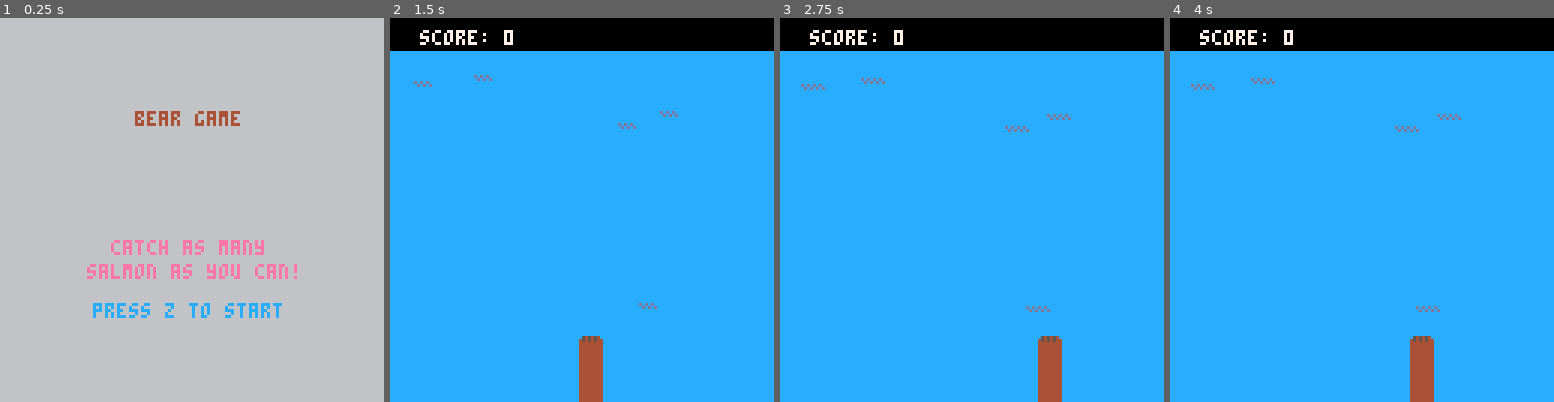
Above: before the commit, frames 1-4 (left to right).
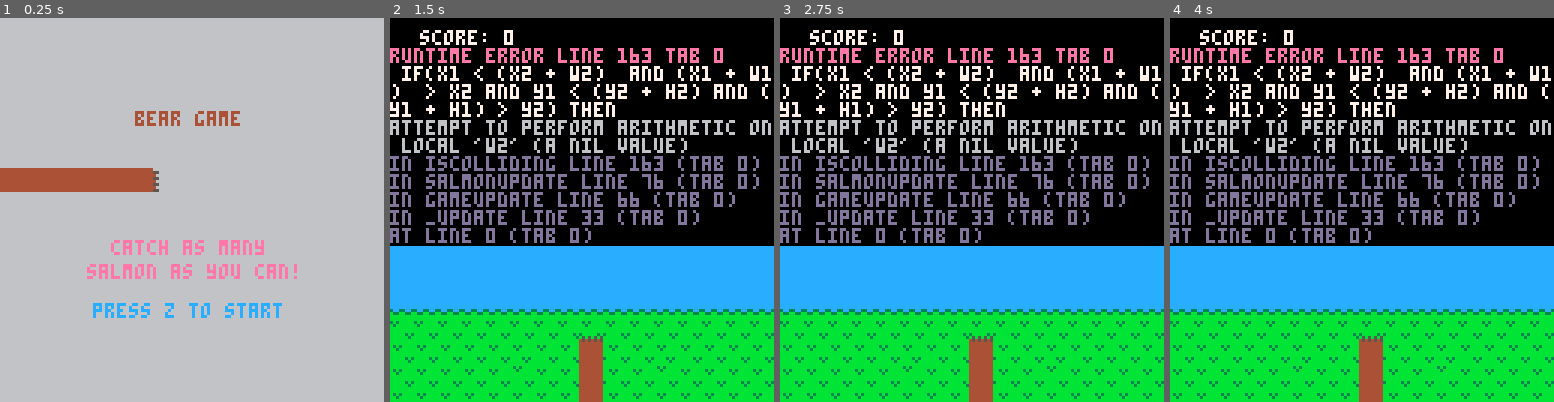
Above: after the commit, the same moments.

Repository: kirsty-gasston/bear-game
Game: PICO-8 cartridge bear-game.p8
Two runs of this game, one before a commit and one after it. Both use one fixed random seed, a clock stepped at 60 frames per second and the inputs below.
Inputs:
- Up to frame 1 (0.25 s): no input
- Up to frame 2 (1.5 s): tap O (Z key) at 0.7 s
- Up to frame 3 (2.75 s): hold Right 1.6-2.1 s; tap O (Z key) at 1.7, 2.1, 2.5 s; hold Up 2.15-2.42 s; hold Right from 2.47 s (still down)
- Up to frame 4 (4 s): tap O (Z key) at 2.9, 3.3, 3.7 s; release Right at 3.03 s; hold Left 3.08-3.58 s; hold Down 3.63-3.97 s

The runs differ from the first frame. In frame 1, 2.6% of the frame differs, in the area x 0-42%, y 39-46%; in frame 2, 74%; in frame 3, 75%, in the area x 0-100%, y 7-100%; in frame 4, 75%.
Error after the commit: runtime error line 163 tab 0; if(x1 < (x2 + w2) and (x1 + w1) > x2 and y1 < (y2 + h2) and (y1 + h1) > y2) then; attempt to perform arithmetic on local 'w2' (a …

Commit message:
adding in map, bear paw on menu, fix to ripple display area and starting collision event testing

Diff:
--- a/bear-game.p8
+++ b/bear-game.p8
@@ -1,8 +1,8 @@
 pico-8 cartridge // http://www.pico-8.com
 version 8
 __lua__
---  title here
--- game author here
+--  bear game
+-- kirsty and ollie
 
 -- global vars
 scene=0
@@ -14,7 +14,7 @@
 player.y = screenheight-7
 player.width = 7
 player.height = 7
-
+spd=4
 
 --salmon vars
 salmonspr = 0
@@ -50,7 +50,9 @@
 function spawnsalmon()
 local salmon = {}
       salmon.x = rnd(screenwidth)
-      salmon.y = rnd((screenheight/4) + (screenheight / 2))
+      salmon.y = rnd(82)+10
+      salmon.width = 16
+      salmon.height = 8
 return salmon
 end
 
@@ -71,6 +73,12 @@
 	salmonspr += 1
 	if salmonspr >= 30 then
 		salmonspr = 0
+	end
+
+ for salmon in all(salmons) do
+	if iscolliding(player,salmon) then
+	 	score+=50
+	end
 	end
 end
 -- draw functions
@@ -81,6 +89,8 @@
 	local starttxt = "press z to start"
 	rectfill(0,0,screenwidth, screenheight, 6)
 	print(titletxt, hcenter(titletxt), screenheight/4, 4)
+ rectfill(0,(screenheight/2.5),45,((screenheight/2.5)+7))
+ spr(17,45,(screenheight/2.5))
  print(instructtxt, hcenter(instructtxt), (screenheight/4)+(screenheight/3), 14)
  print(instructtxt2, hcenter(instructtxt2), (screenheight/4)+(screenheight/2.5), 14)
 	print(starttxt, hcenter(starttxt), (screenheight/4)+(screenheight/2),12)
@@ -90,6 +100,7 @@
 	rectfill(0,0,screenwidth, screenheight, 12)
 	rectfill(0,0,screenwidth, 10, 0)
 	print("score: " .. score, 10, 4, 7)
+	map(0,0,0,0,128,32)
 	salmondraw()
 	playerdraw()
 end
@@ -102,20 +113,19 @@
 	 	spr(2, salmon.x, salmon.y)
 	end
 	end
-
 end
 
 -- handle button inputs
 function playercontrol()
-	if (btn(0)) then player.x-=1 end
-	if (btn(1)) then player.x+=1 end
-
+	if (btn(0)) then player.x-=spd end
+	if (btn(1)) then player.x+=spd end
+	if (btn(2)) then player.y-=spd end
+	if (btn(3)) then player.y+=spd end
 	-- check if the player is still onscreen
 	if (player.x <= 0) then player.x = 0 end
 	if (player.x >= screenwidth - player.width) then player.x = screenwidth - player.height end
 	if (player.y <= 0) then player.y = 0 end
 	if (player.y >= screenheight - player.height) then player.y = screenheight - player.height end
-
 end
 
 -- draw player sprite
@@ -158,22 +170,22 @@
 	end
 end
 __gfx__
-00000000cccccccccccccccc05454540bbbbbbbb000000eeeeeeee00000000000000000000000000000000000000000000000000000000000000000000000000
-00000000cccccccccccccccc45454544bbbbb3b3e0000eeeeeeeeee0000000000000000000000000000000000000000000000000000000000000000000000000
-00700700cccccccccdcdcdcc44444444bbbbbb3bee00eeeeeeeeeeee000000000000000000000000000000000000000000000000000000000000000000000000
-00077000dcdcdcdcccdcdcdc44444444bbbbbbbbeeeeeeeeeeeeeeee000000000000000000000000000000000000000000000000000000000000000000000000
-00077000cdcdcdcdcccccccc44444444bbbbbbbbeeeeeeeeeeeeeeee000000000000000000000000000000000000000000000000000000000000000000000000
-00700700cccccccccccccccc44444444b3b3bbbbee00eeeeeeeeeeee000000000000000000000000000000000000000000000000000000000000000000000000
-00000000cccccccccccccccc44444444bb3bbbbbe0000eeeeeeeeee0000000000000000000000000000000000000000000000000000000000000000000000000
-00000000cccccccccccccccc44444444bbbbbbbb000000eeeeeeee00000000000000000000000000000000000000000000000000000000000000000000000000
-00000000000000000000000000000000000000000000000000000000000000000000000000000000000000000000000000000000000000000000000000000000
-00000000000000000000000000000000000000000000000000000000000000000000000000000000000000000000000000000000000000000000000000000000
-00000000000000000000000000000000000000000000000000000000000000000000000000000000000000000000000000000000000000000000000000000000
-00000000000000000000000000000000000000000000000000000000000000000000000000000000000000000000000000000000000000000000000000000000
-00000000000000000000000000000000000000000000000000000000000000000000000000000000000000000000000000000000000000000000000000000000
-00000000000000000000000000000000000000000000000000000000000000000000000000000000000000000000000000000000000000000000000000000000
-00000000000000000000000000000000000000000000000000000000000000000000000000000000000000000000000000000000000000000000000000000000
-00000000000000000000000000000000000000000000000000000000000000000000000000000000000000000000000000000000000000000000000000000000
+00000000000000000000000005050505bbbbbbbb000000eeeeeeee0000000000bbbbbbbb00000000000000000000000000000000000000000000000000000000
+00000000000000000000000045454545bbbbb3b3e0000eeeeeeeeee030033003bbbb3b3b00000000000000000000000000000000000000000000000000000000
+00700700000000000d0d0d0044444444bbbbbb3bee00eeeeeee5eeeeb33bb33bbbbbb3bb00000000000000000000000000000000000000000000000000000000
+00077000d0d0d0d000d0d0d044444444bbbbbbbbeeeeeeeeeeeeeeeebbbbbbbbbbbbbbbb00000000000000000000000000000000000000000000000000000000
+000770000d0d0d0d0000000044444444bbbbbbbbeeeeeeeeeeeeeeeebbbbbbbbb3b3bbbb00000000000000000000000000000000000000000000000000000000
+00700700000000000000000044444444b3b3bbbbee00eeeeeeeeeeee3b3bbbbbbb3bbbbb00000000000000000000000000000000000000000000000000000000
+00000000000000000000000044444444bb3bbbbbe0000eeeeeeeeee0b3bbbbbbbbbbbbbb00000000000000000000000000000000000000000000000000000000
+00000000000000000000000044444444bbbbbbbb000000eeeeeeee00bbbbbbbbbbbbbbbb00000000000000000000000000000000000000000000000000000000
+00000000444444000000000000000000000000000000000000000000000000000000000000000000000000000000000000000000000000000000000000000000
+00000000444444550000000000000000000000000000000000000000000000000000000000000000000000000000000000000000000000000000000000000000
+00000000444444400000000000000000000000000000000000000000000000000000000000000000000000000000000000000000000000000000000000000000
+00000000444444550000000000000000000000000000000000000000000000000000000000000000000000000000000000000000000000000000000000000000
+00000000444444400000000000000000000000000000000000000000000000000000000000000000000000000000000000000000000000000000000000000000
+00000000444444550000000000000000000000000000000000000000000000000000000000000000000000000000000000000000000000000000000000000000
+00000000444444400000000000000000000000000000000000000000000000000000000000000000000000000000000000000000000000000000000000000000
+00000000444444550000000000000000000000000000000000000000000000000000000000000000000000000000000000000000000000000000000000000000
 00000000000000000000000000000000000000000000000000000000000000000000000000000000000000000000000000000000000000000000000000000000
 00000000000000000000000000000000000000000000000000000000000000000000000000000000000000000000000000000000000000000000000000000000
 00000000000000000000000000000000000000000000000000000000000000000000000000000000000000000000000000000000000000000000000000000000
@@ -302,153 +314,153 @@
 0000000000000000000000000000000000000000000000000000000000000000000000000000000000000000000000000000000000000000000000000000000000000000000000000000000000000000000000000000000000000000000000000000000000000000000000000000000000000000000000000000000000000000
 0000000000000000000000000000000000000000000000000000000000000000000000000000000000000000000000000000000000000000000000000000000000000000000000000000000000000000000000000000000000000000000000000000000000000000000000000000000000000000000000000000000000000000
 0000000000000000000000000000000000000000000000000000000000000000000000000000000000000000000000000000000000000000000000000000000000000000000000000000000000000000000000000000000000000000000000000000000000000000000000000000000000000000000000000000000000000000
-0000000000000000000000000000000000000000000000000000000000000000000000000000000000000000000000000000000000000000000000000000000000000000000000000000000000000000000000000000000000000000000000000000000000000000000000000000000000000000000000000000000000000000
-0000000000000000000000000000000000000000000000000000000000000000000000000000000000000000000000000000000000000000000000000000000000000000000000000000000000000000000000000000000000000000000000000000000000000000000000000000000000000000000000000000000000000000
-0000000000000000000000000000000000000000000000000000000000000000000000000000000000000000000000000000000000000000000000000000000000000000000000000000000000000000000000000000000000000000000000000000000000000000000000000000000000000000000000000000000000000000
-0000000000000000000000000000000000000000000000000000000000000000000000000000000000000000000000000000000000000000000000000000000000000000000000000000000000000000000000000000000000000000000000000000000000000000000000000000000000000000000000000000000000000000
-0000000000000000000000000000000000000000000000000000000000000000000000000000000000000000000000000000000000000000000000000000000000000000000000000000000000000000000000000000000000000000000000000000000000000000000000000000000000000000000000000000000000000000
-0000000000000000000000000000000000000000000000000000000000000000000000000000000000000000000000000000000000000000000000000000000000000000000000000000000000000000000000000000000000000000000000000000000000000000000000000000000000000000000000000000000000000000
-0000000000000000000000000000000000000000000000000000000000000000000000000000000000000000000000000000000000000000000000000000000000000000000000000000000000000000000000000000000000000000000000000000000000000000000000000000000000000000000000000000000000000000
-0000000000000000000000000000000000000000000000000000000000000000000000000000000000000000000000000000000000000000000000000000000000000000000000000000000000000000000000000000000000000000000000000000000000000000000000000000000000000000000000000000000000000000
-0000000000000000000000000000000000000000000000000000000000000000000000000000000000000000000000000000000000000000000000000000000000000000000000000000000000000000000000000000000000000000000000000000000000000000000000000000000000000000000000000000000000000000
-0000000000000000000000000000000000000000000000000000000000000000000000000000000000000000000000000000000000000000000000000000000000000000000000000000000000000000000000000000000000000000000000000000000000000000000000000000000000000000000000000000000000000000
-0000000000000000000000000000000000000000000000000000000000000000000000000000000000000000000000000000000000000000000000000000000000000000000000000000000000000000000000000000000000000000000000000000000000000000000000000000000000000000000000000000000000000000
-0000000000000000000000000000000000000000000000000000000000000000000000000000000000000000000000000000000000000000000000000000000000000000000000000000000000000000000000000000000000000000000000000000000000000000000000000000000000000000000000000000000000000000
-0000000000000000000000000000000000000000000000000000000000000000000000000000000000000000000000000000000000000000000000000000000000000000000000000000000000000000000000000000000000000000000000000000000000000000000000000000000000000000000000000000000000000000
-0000000000000000000000000000000000000000000000000000000000000000000000000000000000000000000000000000000000000000000000000000000000000000000000000000000000000000000000000000000000000000000000000000000000000000000000000000000000000000000000000000000000000000
-0000000000000000000000000000000000000000000000000000000000000000000000000000000000000000000000000000000000000000000000000000000000000000000000000000000000000000000000000000000000000000000000000000000000000000000000000000000000000000000000000000000000000000
-0000000000000000000000000000000000000000000000000000000000000000000000000000000000000000000000000000000000000000000000000000000000000000000000000000000000000000000000000000000000000000000000000000000000000000000000000000000000000000000000000000000000000000
-0000000000000000000000000000000000000000000000000000000000000000000000000000000000000000000000000000000000000000000000000000000000000000000000000000000000000000000000000000000000000000000000000000000000000000000000000000000000000000000000000000000000000000
-0000000000000000000000000000000000000000000000000000000000000000000000000000000000000000000000000000000000000000000000000000000000000000000000000000000000000000000000000000000000000000000000000000000000000000000000000000000000000000000000000000000000000000
-0000000000000000000000000000000000000000000000000000000000000000000000000000000000000000000000000000000000000000000000000000000000000000000000000000000000000000000000000000000000000000000000000000000000000000000000000000000000000000000000000000000000000000
-0000000000000000000000000000000000000000000000000000000000000000000000000000000000000000000000000000000000000000000000000000000000000000000000000000000000000000000000000000000000000000000000000000000000000000000000000000000000000000000000000000000000000000
-…(130 lines of a section not shown)…
+0707070707070707070707070707070700000000000000000000000000000000000000000000000000000000000000000000000000000000000000000000000000000000000000000000000000000000000000000000000000000000000000000000000000000000000000000000000000000000000000000000000000000000
+0404040404040404040404040404040400000000000000000000000000000000000000000000000000000000000000000000000000000000000000000000000000000000000000000000000000000000000000000000000000000000000000000000000000000000000000000000000000000000000000000000000000000000
+0404040404080404040404080404040400000000000000000000000000000000000000000000000000000000000000000000000000000000000000000000000000000000000000000000000000000000000000000000000000000000000000000000000000000000000000000000000000000000000000000000000000000000
+0404040404040404040404040404040400000000000000000000000000000000000000000000000000000000000000000000000000000000000000000000000000000000000000000000000000000000000000000000000000000000000000000000000000000000000000000000000000000000000000000000000000000000
+0000000000000000000000000000000000000000000000000000000000000000000000000000000000000000000000000000000000000000000000000000000000000000000000000000000000000000000000000000000000000000000000000000000000000000000000000000000000000000000000000000000000000000
+0000000000000000000000000000000000000000000000000000000000000000000000000000000000000000000000000000000000000000000000000000000000000000000000000000000000000000000000000000000000000000000000000000000000000000000000000000000000000000000000000000000000000000
+0000000000000000000000000000000000000000000000000000000000000000000000000000000000000000000000000000000000000000000000000000000000000000000000000000000000000000000000000000000000000000000000000000000000000000000000000000000000000000000000000000000000000000
+0000000000000000000000000000000000000000000000000000000000000000000000000000000000000000000000000000000000000000000000000000000000000000000000000000000000000000000000000000000000000000000000000000000000000000000000000000000000000000000000000000000000000000
+0000000000000000000000000000000000000000000000000000000000000000000000000000000000000000000000000000000000000000000000000000000000000000000000000000000000000000000000000000000000000000000000000000000000000000000000000000000000000000000000000000000000000000
+0000000000000000000000000000000000000000000000000000000000000000000000000000000000000000000000000000000000000000000000000000000000000000000000000000000000000000000000000000000000000000000000000000000000000000000000000000000000000000000000000000000000000000
+0000000000000000000000000000000000000000000000000000000000000000000000000000000000000000000000000000000000000000000000000000000000000000000000000000000000000000000000000000000000000000000000000000000000000000000000000000000000000000000000000000000000000000
+0000000000000000000000000000000000000000000000000000000000000000000000000000000000000000000000000000000000000000000000000000000000000000000000000000000000000000000000000000000000000000000000000000000000000000000000000000000000000000000000000000000000000000
+0000000000000000000000000000000000000000000000000000000000000000000000000000000000000000000000000000000000000000000000000000000000000000000000000000000000000000000000000000000000000000000000000000000000000000000000000000000000000000000000000000000000000000
+0000000000000000000000000000000000000000000000000000000000000000000000000000000000000000000000000000000000000000000000000000000000000000000000000000000000000000000000000000000000000000000000000000000000000000000000000000000000000000000000000000000000000000
+0000000000000000000000000000000000000000000000000000000000000000000000000000000000000000000000000000000000000000000000000000000000000000000000000000000000000000000000000000000000000000000000000000000000000000000000000000000000000000000000000000000000000000
+0000000000000000000000000000000000000000000000000000000000000000000000000000000000000000000000000000000000000000000000000000000000000000000000000000000000000000000000000000000000000000000000000000000000000000000000000000000000000000000000000000000000000000
+0000000000000000000000000000000000000000000000000000000000000000000000000000000000000000000000000000000000000000000000000000000000000000000000000000000000000000000000000000000000000000000000000000000000000000000000000000000000000000000000000000000000000000
+0000000000000000000000000000000000000000000000000000000000000000000000000000000000000000000000000000000000000000000000000000000000000000000000000000000000000000000000000000000000000000000000000000000000000000000000000000000000000000000000000000000000000000
+0000000000000000000000000000000000000000000000000000000000000000000000000000000000000000000000000000000000000000000000000000000000000000000000000000000000000000000000000000000000000000000000000000000000000000000000000000000000000000000000000000000000000000
+0000000000000000000000000000000000000000000000000000000000000000000000000000000000000000000000000000000000000000000000000000000000000000000000000000000000000000000000000000000000000000000000000000000000000000000000000000000000000000000000000000000000000000
+…(130 lines of a section not shown)…
